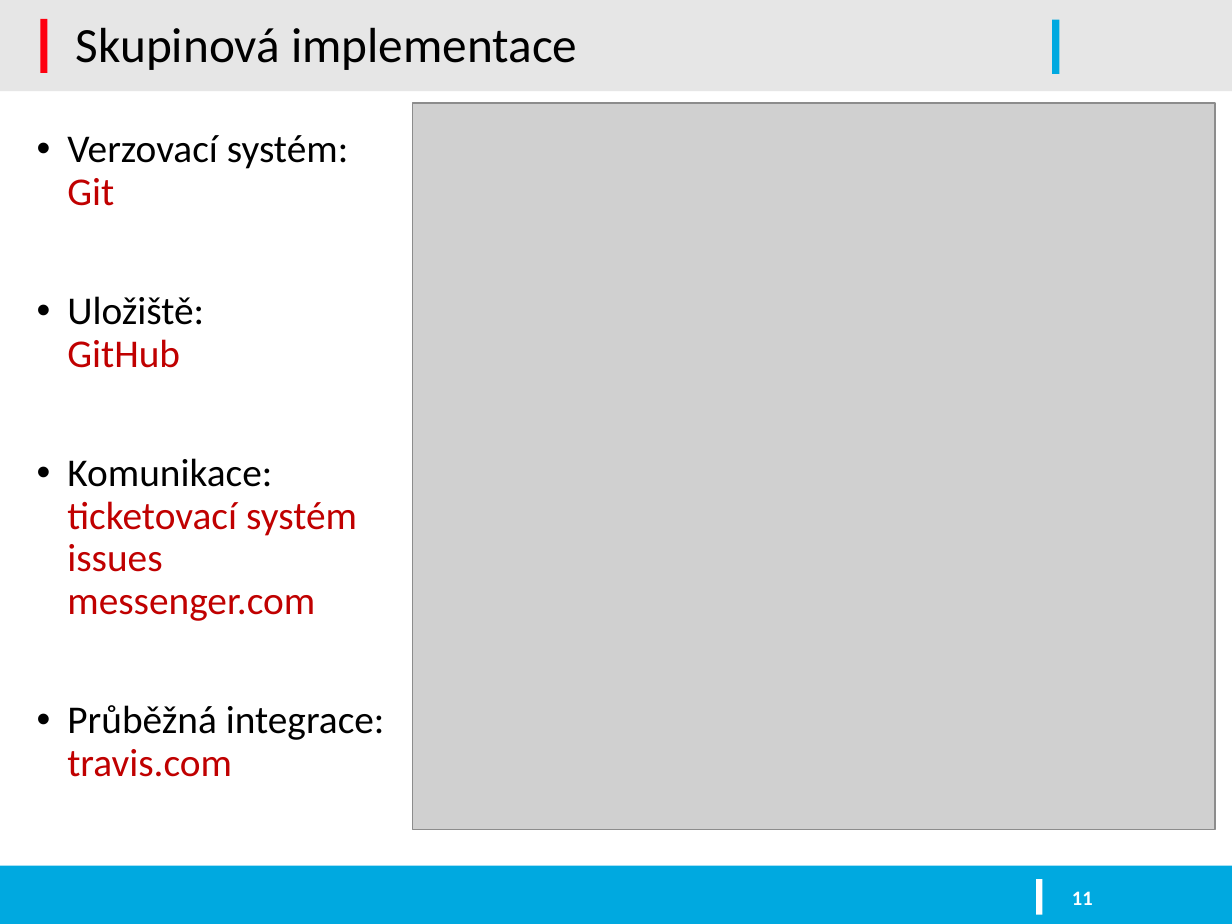
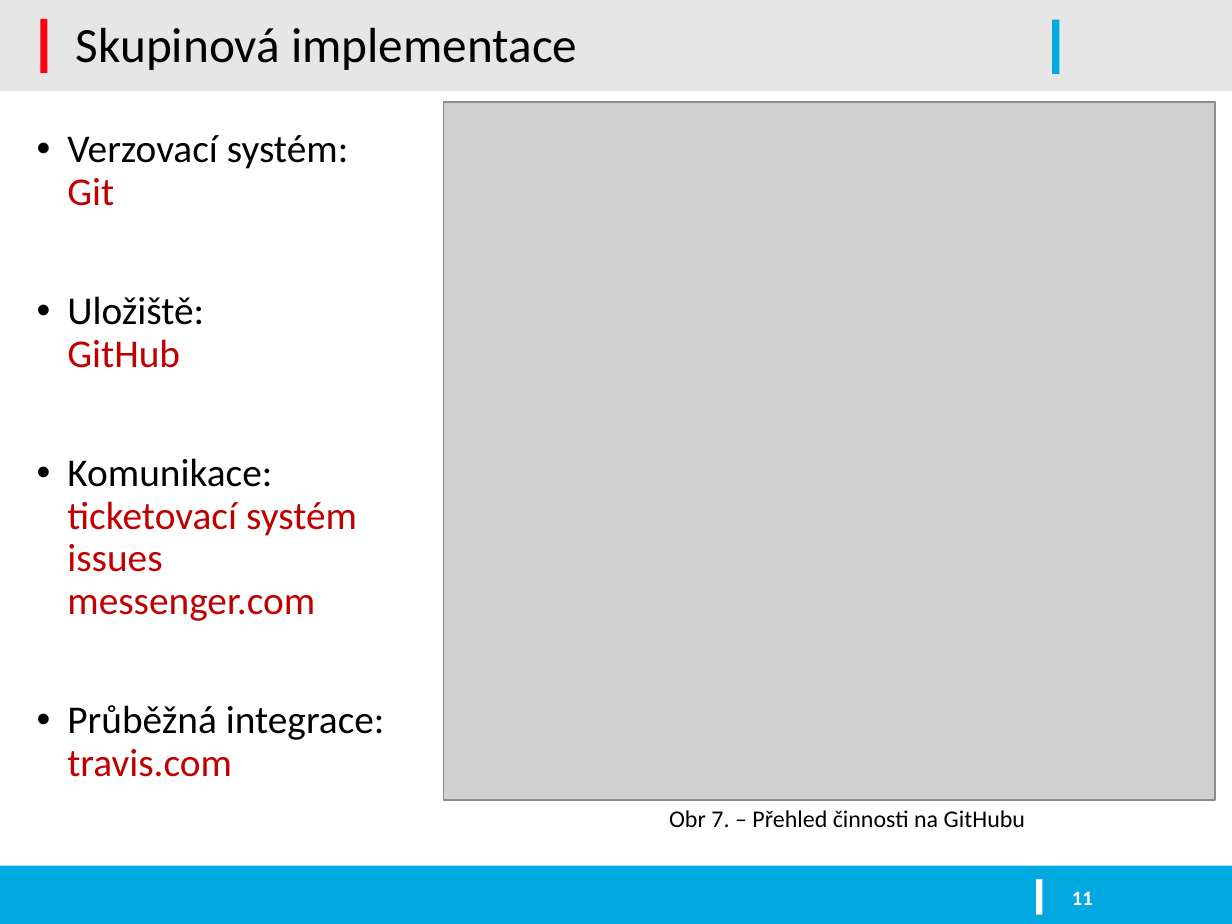
Before and after one commit to kysel/IFJ16, a slide deck: slide 11 of docs/prezentace.pptx. Drawn at 1232x924 pixels with LibreOffice and Linux fonts; fonts in the diff are those of the drawing; grey boxes stand for pictures; background and template pictures are left out. Boxes give left, top, right and bottom in pixels: in the first picture for what was removed or moved away, otherwise in the second. Text is boxed around its words. In the diff, an @@ line names an element or a change of style, - is before the commit and + after.

```diff
--- a/docs/prezentace.pptx
+++ b/docs/prezentace.pptx
@@ picture: place and size @@
-picture at (413, 103, 1216, 830)
+picture at (444, 102, 1215, 801)
@@ text added at (669, 810, 1025, 827), 14 pt, text #000000 @@
+Obr 7. – Přehled činnosti na GitHubu
```
Also in this commit, not shown: 6 other slides changed.
